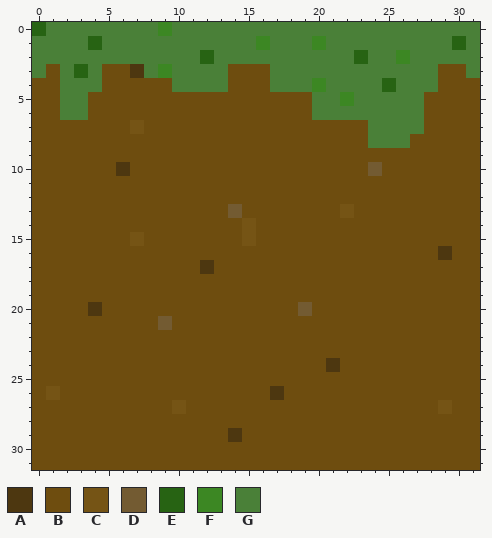
Two states of a pixel-art sprite, Assets/Art/grass.png. The picture above is the old version.
The file is 32x32 pixels. Colours within 5 levels of each other are drawn and written as one.
Palette (. is transparent): A #4d3710  B #6e4d0f  C #755415  D #735b32  E #276313  F #3c8723  G #4a8038
Once edited:
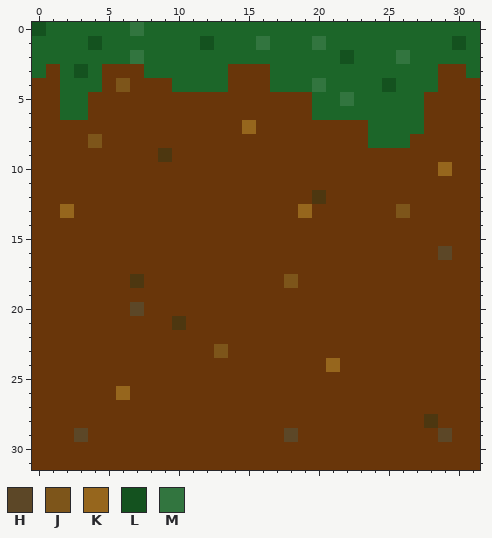
Colours new in this view: H #5c4727  J #7d551a  K #96661d  L #14521f  M #32753f
The edit:
@@ palette @@
-B #6e4d0f
+B #69360a
-G #4a8038
+G #1c6629
@@ x 0..31 @@
- 0 EGGGGGGGGFGGGGGGGGGGGGGGGGGGGGGG
- 1 GGGGEGGGGGGGGGGGFGGGFGGGGGGGGGEG
- 2 GGGGGGGGGGGGEGGGGGGGGGGEGGFGGGGG
- 3 GBGEGBBAGFGGGGBBBGGGGGGGGGGGGBBG
- 4 BBGGGBBBBBGGGGBBBGGGFGGGGEGGGBBB
- 5 BBGGBBBBBBBBBBBBBBBBGGFGGGGGBBBB
+ 0 LGGGGGGMGGGGGGGGGGGGGGGGGGGGGGGG
+ 1 GGGGLGGGGGGGLGGGMGGGMGGGGGGGGGLG
+ 2 GGGGGGGMGGGGGGGGGGGGGGLGGGMGGGGG
+ 3 GBGLGBBBGGGGGGBBBGGGGGGGGGGGGBBG
+ 4 BBGGGBJBBBGGGGBBBGGGMGGGGLGGGBBB
+ 5 BBGGBBBBBBBBBBBBBBBBGGMGGGGGBBBB
  6 BBGGBBBBBBBBBBBBBBBBGGGGGGGGBBBB
- 7 BBBBBBBCBBBBBBBBBBBBBBBBGGGGBBBB
- 8 BBBBBBBBBBBBBBBBBBBBBBBBGGGBBBBB
- 9 BBBBBBBBBBBBBBBBBBBBBBBBBBBBBBBB
-10 BBBBBBABBBBBBBBBBBBBBBBBDBBBBBBB
+ 7 BBBBBBBBBBBBBBBKBBBBBBBBGGGGBBBB
+ 8 BBBBJBBBBBBBBBBBBBBBBBBBGGGBBBBB
+ 9 BBBBBBBBBABBBBBBBBBBBBBBBBBBBBBB
+10 BBBBBBBBBBBBBBBBBBBBBBBBBBBBBKBB
 11 BBBBBBBBBBBBBBBBBBBBBBBBBBBBBBBB
-12 BBBBBBBBBBBBBBBBBBBBBBBBBBBBBBBB
-13 BBBBBBBBBBBBBBDBBBBBBBCBBBBBBBBB
-14 BBBBBBBBBBBBBBBCBBBBBBBBBBBBBBBB
-15 BBBBBBBCBBBBBBBCBBBBBBBBBBBBBBBB
-16 BBBBBBBBBBBBBBBBBBBBBBBBBBBBBABB
-17 BBBBBBBBBBBBABBBBBBBBBBBBBBBBBBB
-18 BBBBBBBBBBBBBBBBBBBBBBBBBBBBBBBB
+12 BBBBBBBBBBBBBBBBBBBBABBBBBBBBBBB
+13 BBKBBBBBBBBBBBBBBBBKBBBBBBJBBBBB
+14 BBBBBBBBBBBBBBBBBBBBBBBBBBBBBBBB
+15 BBBBBBBBBBBBBBBBBBBBBBBBBBBBBBBB
+16 BBBBBBBBBBBBBBBBBBBBBBBBBBBBBHBB
+17 BBBBBBBBBBBBBBBBBBBBBBBBBBBBBBBB
+18 BBBBBBBABBBBBBBBBBJBBBBBBBBBBBBB
 19 BBBBBBBBBBBBBBBBBBBBBBBBBBBBBBBB
-20 BBBBABBBBBBBBBBBBBBDBBBBBBBBBBBB
-21 BBBBBBBBBDBBBBBBBBBBBBBBBBBBBBBB
+20 BBBBBBBHBBBBBBBBBBBBBBBBBBBBBBBB
+21 BBBBBBBBBBABBBBBBBBBBBBBBBBBBBBB
 22 BBBBBBBBBBBBBBBBBBBBBBBBBBBBBBBB
-23 BBBBBBBBBBBBBBBBBBBBBBBBBBBBBBBB
-24 BBBBBBBBBBBBBBBBBBBBBABBBBBBBBBB
+23 BBBBBBBBBBBBBJBBBBBBBBBBBBBBBBBB
+24 BBBBBBBBBBBBBBBBBBBBBKBBBBBBBBBB
 25 BBBBBBBBBBBBBBBBBBBBBBBBBBBBBBBB
-26 BCBBBBBBBBBBBBBBBABBBBBBBBBBBBBB
-27 BBBBBBBBBBCBBBBBBBBBBBBBBBBBBCBB
-28 BBBBBBBBBBBBBBBBBBBBBBBBBBBBBBBB
-29 BBBBBBBBBBBBBBABBBBBBBBBBBBBBBBB
+26 BBBBBBKBBBBBBBBBBBBBBBBBBBBBBBBB
+27 BBBBBBBBBBBBBBBBBBBBBBBBBBBBBBBB
+28 BBBBBBBBBBBBBBBBBBBBBBBBBBBBABBB
+29 BBBHBBBBBBBBBBBBBBHBBBBBBBBBBHBB
 30 BBBBBBBBBBBBBBBBBBBBBBBBBBBBBBBB
Where, in picture pixels (left, top, right, bottom), the same in both pictures:
changed: (32, 22, 480, 470)
